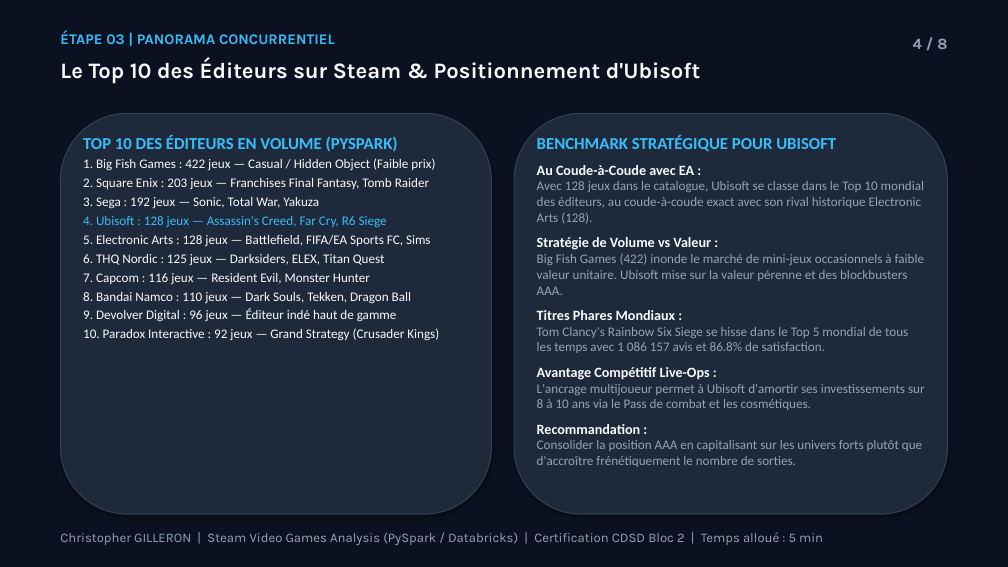
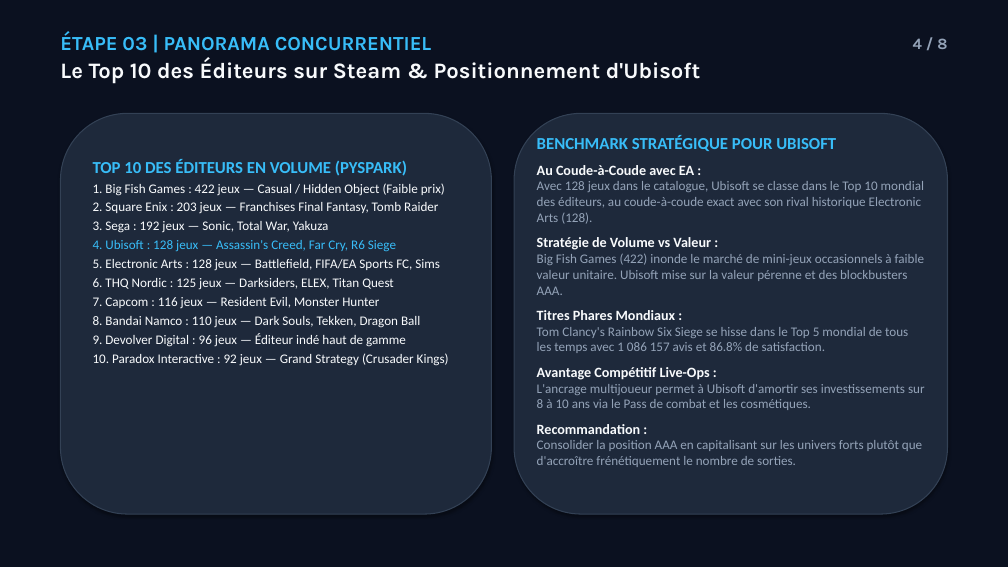
Before and after one commit to Elkristobal59/CERTIFICATION_CDSD, a slide deck: slide 4 of Bloc_2_Analyse_Exploratoire/Steam/Steam_presentation.pptx. Drawn at 1008x567 pixels with LibreOffice and Linux fonts; fonts in the diff are those of the drawing. Boxes give left, top, right and bottom in pixels: in the first picture for what was removed or moved away, otherwise in the second. Text is boxed around its words. In the diff, an @@ line names an element or a change of style, - is before the commit and + after.

Commit message:
update: mise a jour du support Steam_presentation.pptx

```diff
--- a/Bloc_2_Analyse_Exploratoire/Steam/Steam_presentation.pptx
+++ b/Bloc_2_Analyse_Exploratoire/Steam/Steam_presentation.pptx
@@ text "ÉTAPE 03 | PANORAMA CONCURRENTIEL" at [60,32,432,51]: size 14 to 19 pt @@
@@ text "TOP 10 DES ÉDITEURS EN ...": place and size @@
-text "TOP 10 DES ÉDITEURS EN ..." at [83,135,439,341]
+text "TOP 10 DES ÉDITEURS EN ..." at [93,159,449,366]
@@ text removed at [60,532,823,545] @@
-Christopher GILLERON | Steam Video Games Analysis (PySpark / Databricks) | Certification CDSD Bloc 2 | Temps alloué : 5 min
```
Also in this commit, not shown: 7 other slides changed.
